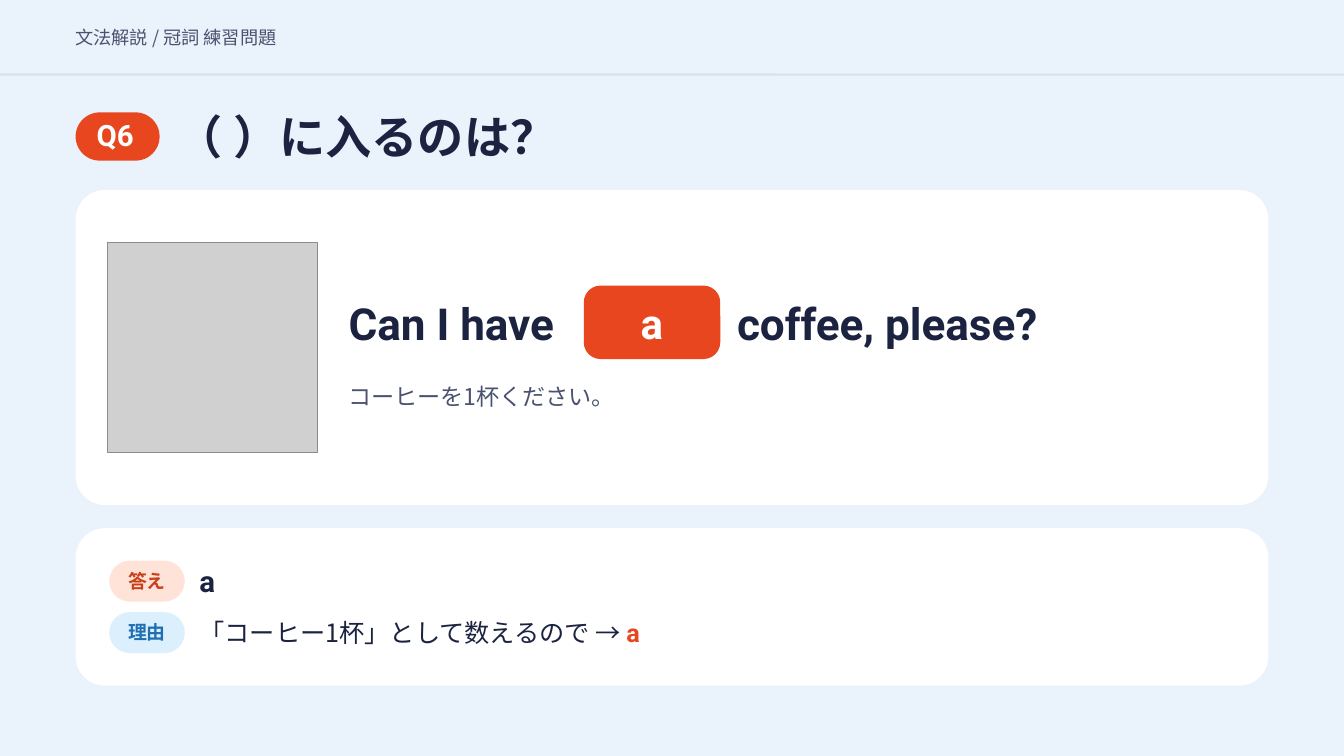
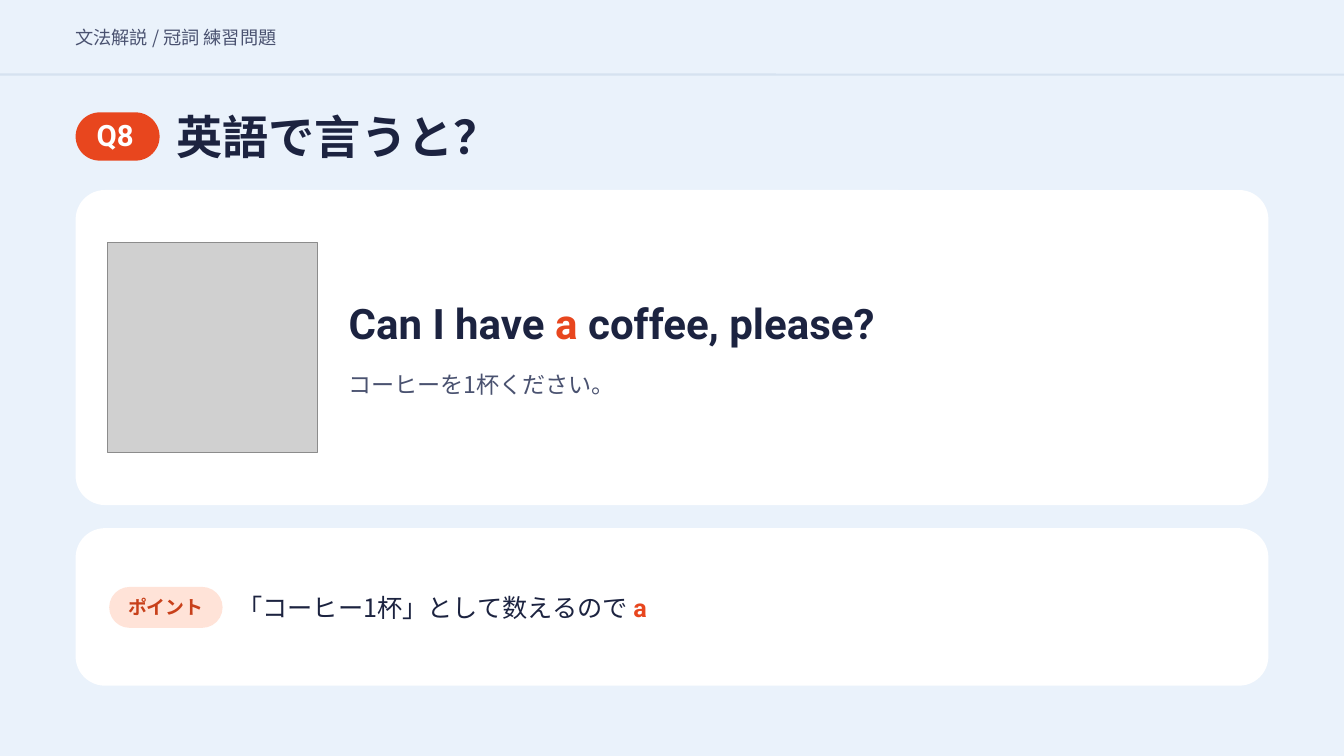
Before and after one commit to hinakajisaki-dev/hina-english, a slide deck: slide 20 of matome/articles-4/articles-4-slides.pptx (slide 17 before the commit). Drawn at 1344x756 pixels with LibreOffice and Linux fonts; fonts in the diff are those of the drawing; grey boxes stand for pictures. Boxes give left, top, right and bottom in pixels: in the first picture for what was removed or moved away, otherwise in the second. Text is boxed around its words. In the diff, an @@ line names an element or a change of style, - is before the commit and + after.

```diff
--- a/matome/articles-4/articles-4-slides.pptx
+++ b/matome/articles-4/articles-4-slides.pptx
@@ text at bbox=[176, 114, 499, 158]: text changed @@
-（ ）に入るのは？
+英語で言うと？
@@ text at bbox=[97, 124, 134, 150]: text changed @@
-Q6
+Q8
@@ rounded rectangle removed at bbox=[584, 285, 720, 359] @@
@@ text at bbox=[349, 307, 874, 348]: text changed; size 31.5 to 30 pt @@
-Can I have
+Can I have a coffee, please?
@@ text removed at bbox=[641, 316, 664, 340] @@
-a
@@ text removed at bbox=[737, 306, 1037, 349] @@
-coffee, please?
@@ text "コーヒーを1杯ください。": place and size @@
-text "コーヒーを1杯ください。" at bbox=[349, 385, 615, 407]
+text "コーヒーを1杯ください。" at bbox=[349, 373, 615, 395]
@@ rounded rectangle: place and size @@
-rounded rectangle at bbox=[109, 561, 185, 602]
+rounded rectangle at bbox=[109, 587, 222, 628]
@@ text removed at bbox=[128, 572, 166, 590] @@
-答え
@@ text added at bbox=[128, 597, 203, 615], 13.5 pt, text #C8401A, bold @@
+ポイント
@@ text removed at bbox=[199, 576, 215, 593] @@
-a
@@ text at bbox=[237, 595, 647, 619]: text changed @@
-「コーヒー1杯」として数えるので → a
+「コーヒー1杯」として数えるので a
@@ rounded rectangle removed at bbox=[109, 612, 185, 653] @@
@@ text removed at bbox=[128, 623, 166, 641] @@
-理由
```
Also in this commit, not shown: 49 other slides changed, 1 slide added, 2 slides removed, 3 other files.
